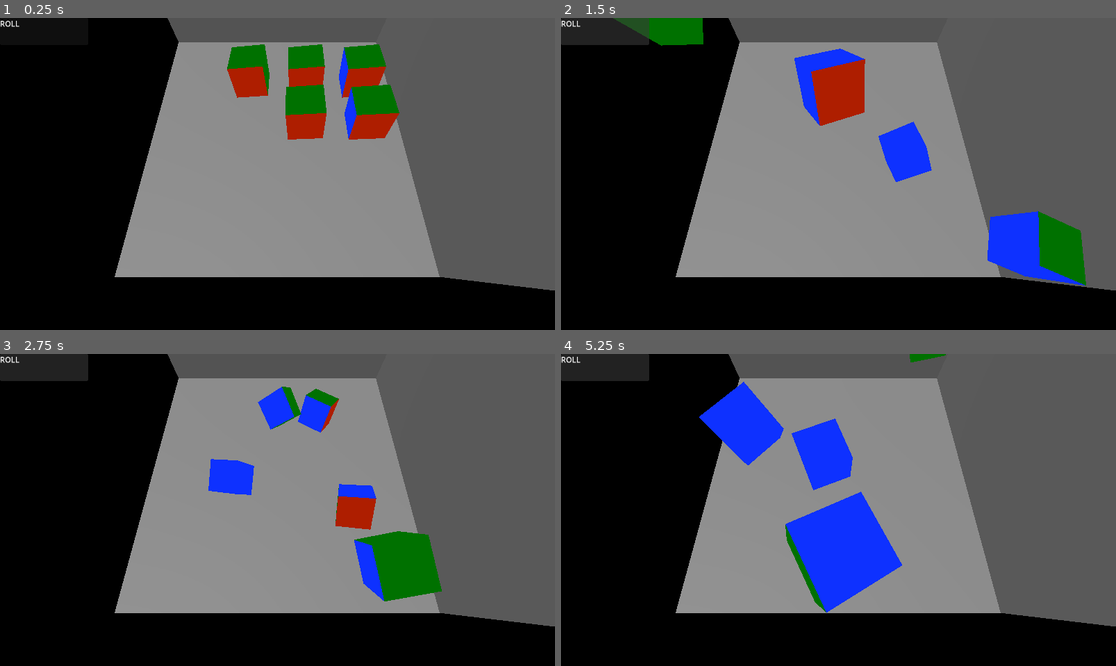
Above: before the commit, frames 1-4 (two rows, left to right).
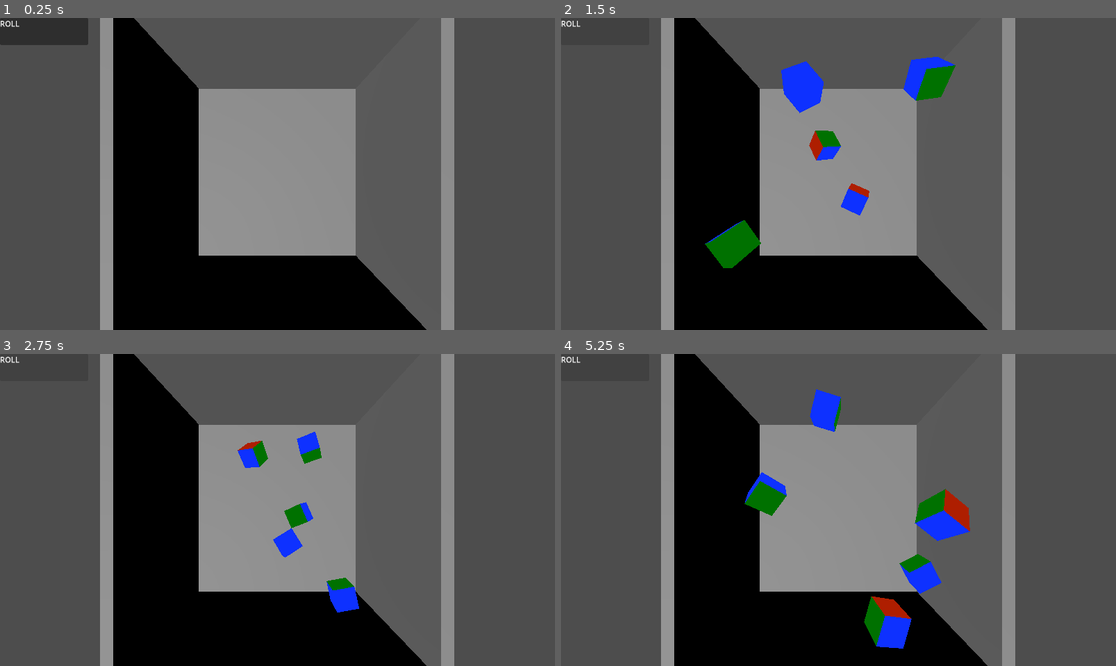
Above: after the commit, the same moments.

Repository: SkyTuifua/Artist_Tavern_Jam
Game: Godot game, scene res://main.tscn
Two runs of this game, one before a commit and one after it. Both use one fixed random seed, a clock stepped at 60 frames per second and the inputs below.
Inputs:
- Up to frame 1 (0.25 s): no input
- Up to frame 2 (1.5 s): click "ROLL" at 0.5 s; click "ROLL" at 1.25 s
- Up to frame 3 (2.75 s): click "ROLL" at 2 s
- Up to frame 4 (5.25 s): tap Enter at 5 s

The runs differ from the first frame. In frame 1, 49% of the frame differs, in the area x 0-100%, y 0-100%; in frame 2, 53%; in frame 3, 50%; in frame 4, 56%.

Commit message:
Roll will tell you what you got

Diff:
--- a/dice-attack-game/Dice Scenes/dice.gd
+++ b/dice-attack-game/Dice Scenes/dice.gd
@@ -1,6 +1,8 @@
 extends RigidBody3D
 class_name Dice
 @export var sides : Array[Node3D]
+var current_side : Side
+var dice_moving : bool = false
 signal stopped()
 #func _physics_process(delta: float) -> void:
 	#for i in sides:
@@ -8,15 +10,17 @@
 
 
 func _on_sleeping_state_changed() -> void:
-	if linear_velocity <= Vector3.ZERO  and angular_velocity <= Vector3.ZERO:
+	var stop_signel_send_time : float = 1.0
+	if linear_velocity == Vector3.ZERO  and angular_velocity == Vector3.ZERO:
+		dice_moving = false
 		stopped.emit()
-
-func get_top_facing_side()->Side:
+	else:
+		dice_moving = true
+##Checks which side is closest to the given Vector3. Vector3.UP is default, which will give the side that faces up. and returns that side.
+func get_top_facing_side(comp_vector : Vector3 = Vector3.UP)->void:
+	var top_facing_side : Side = sides[0]
 	if sleeping:
 		for i in sides:
-			if i.global_transform.basis.z.normalized().dot(Vector3.UP) >= .9:
-				return i
-		return null
-	else:
-		printerr("Dice is not stopped yet.", self)
-		return null
+			if i.global_transform.basis.z.normalized().dot(comp_vector) >= top_facing_side.global_transform.basis.z.normalized().dot(comp_vector):
+				top_facing_side = i
+	current_side = top_facing_side
--- a/dice-attack-game/main.tscn
+++ b/dice-attack-game/main.tscn
@@ -67,22 +67,24 @@
 mesh = SubResource("BoxMesh_ig7tw")
 
 [node name="Dice" parent="." unique_id=384043266 instance=ExtResource("1_ig7tw")]
+transform = Transform3D(-0.99401283, -0.105050296, 0.030048797, -0.10718778, 0.9908794, -0.08166525, -0.021195618, -0.08439701, -0.99620706, -0.8349266, 2.4850783, 1.2234824)
+
+[node name="Dice2" parent="." unique_id=1794140019 instance=ExtResource("1_ig7tw")]
+transform = Transform3D(-0.99401283, -0.105050296, 0.030048797, -0.10718778, 0.9908794, -0.08166525, -0.021195618, -0.08439701, -0.99620706, -0.8349266, 2.4850783, -2.6137342)
+
+[node name="Dice3" parent="." unique_id=783705218 instance=ExtResource("1_ig7tw")]
+transform = Transform3D(-0.99401283, -0.105050296, 0.030048797, -0.10718778, 0.9908794, -0.08166525, -0.021195618, -0.08439701, -0.99620706, 0.5797763, 2.4850783, -0.7536304)
+
+[node name="Dice4" parent="." unique_id=189956864 instance=ExtResource("1_ig7tw")]
+transform = Transform3D(-0.99401283, -0.105050296, 0.030048793, -0.107187785, 0.9908794, -0.08166524, -0.021195617, -0.084397, -0.99620706, -2.3044746, 2.4850783, -0.7536304)
+
+[node name="Dice5" parent="." unique_id=258340121 instance=ExtResource("1_ig7tw")]
 transform = Transform3D(-0.99401283, -0.105050296, 0.030048797, -0.10718778, 0.9908794, -0.08166525, -0.021195618, -0.08439701, -0.99620706, -0.8349266, 2.4850783, -0.7536304)
 
-[node name="Dice2" parent="." unique_id=2061659784 instance=ExtResource("1_ig7tw")]
-transform = Transform3D(-0.99401283, -0.105050296, 0.030048797, -0.10718778, 0.9908794, -0.08166525, -0.021195618, -0.08439701, -0.99620706, 0.85901153, 2.4850783, -0.7536304)
-
-[node name="Dice3" parent="." unique_id=958780658 instance=ExtResource("1_ig7tw")]
-transform = Transform3D(-0.99401283, -0.105050296, 0.030048797, -0.10718778, 0.9908794, -0.08166525, -0.021195618, -0.08439701, -0.99620706, 2.529601, 2.4850783, -0.7536304)
-
-[node name="Dice4" parent="." unique_id=1658247874 instance=ExtResource("1_ig7tw")]
-transform = Transform3D(-0.99401283, -0.105050296, 0.030048797, -0.10718778, 0.9908794, -0.08166525, -0.021195618, -0.08439701, -0.99620706, 2.529601, 2.4850783, 0.8103063)
-
-[node name="Dice5" parent="." unique_id=403577703 instance=ExtResource("1_ig7tw")]
-transform = Transform3D(-0.99401283, -0.105050296, 0.030048797, -0.10718778, 0.9908794, -0.08166525, -0.021195618, -0.08439701, -0.99620706, 0.7631352, 2.4850783, 0.8103063)
-
 [node name="Camera3D" type="Camera3D" parent="." unique_id=840999897]
-transform = Transform3D(1, 0, 0, 0, 0.38061854, 0.92473215, 0, -0.92473215, 0.38061854, 0, 6.7872515, 4.520104)
+transform = Transform3D(1, 0, 0, 0, -4.371139e-08, 1, 0, -1, -4.371139e-08, 0, 9.40819, 0.12898612)
+fov = 91.01124
+size = 10.512434
 
 [node name="DirectionalLight3D" type="DirectionalLight3D" parent="." unique_id=606966081]
 transform = Transform3D(0.6475615, 0.6786203, -0.34661022, 0, 0.45486116, 0.89056236, 0.7620132, -0.5766939, 0.29455057, -4.3456926, 6.0710034, 1.9551625)
--- a/dice-attack-game/turn_manager.gd
+++ b/dice-attack-game/turn_manager.gd
@@ -5,9 +5,21 @@
 @export var dice_height : float = 4.0 ## The height at which the dice start when they are rolled.
 @export var random_impulse_strength_min : float = -1.5
 @export var random_impulse_strength_max : float = 1.5
+var can_check_if_roll_is_done : bool = true
+func _ready() -> void:
+	for i in dice_array:
+		if !i.ready:
+			await i.ready
+		i.freeze = true
+		i.visible = false
+		i.stopped.connect(check_if_roll_is_done)
 func roll_dice()->void:
+	can_check_if_roll_is_done = true
+
 	for dice in dice_array:
 		var new_transform : Transform3D
+		dice.freeze = false
+		dice.visible = true
 		new_transform = dice.global_transform
 		new_transform.origin.y = dice_height
 		PhysicsServer3D.body_set_state(dice,PhysicsServer3D.BODY_STATE_TRANSFORM,new_transform)
@@ -21,3 +33,31 @@
 			randf_range(random_impulse_strength_min, random_impulse_strength_max),
 			randf_range(random_impulse_strength_min, random_impulse_strength_max)
 			))
+
+func check_if_roll_is_done()->void:
+		var roll_done : bool = true
+		for i in dice_array:
+			if i.dice_moving:
+				roll_done = false
+
+		if roll_done and can_check_if_roll_is_done:
+			print(roll_done)
+			can_check_if_roll_is_done = false
+			calculate_roll()
+
+func calculate_roll()->void:
+	for i in dice_array:
+		i.get_top_facing_side()
+		i.freeze
+	move_dice_into_position()
+
+func sort_dice(a:Dice, b:Dice)->bool:
+	if a.current_side.color < b.current_side.color :
+		return true
+	return false
+
+func move_dice_into_position()->void:
+	print("-------NEW TABLE------------")
+	dice_array.sort_custom(sort_dice)
+	for i in dice_array:
+		print(i.name , " ", i.current_side.color)
